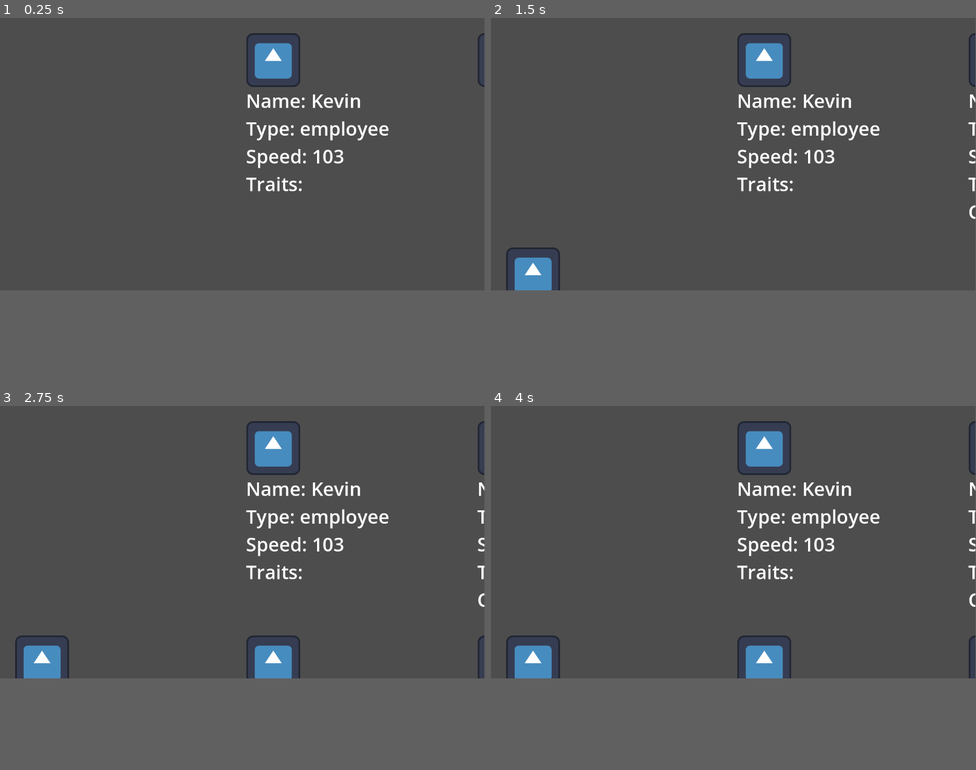
Above: before the commit, frames 1-4 (two rows, left to right).
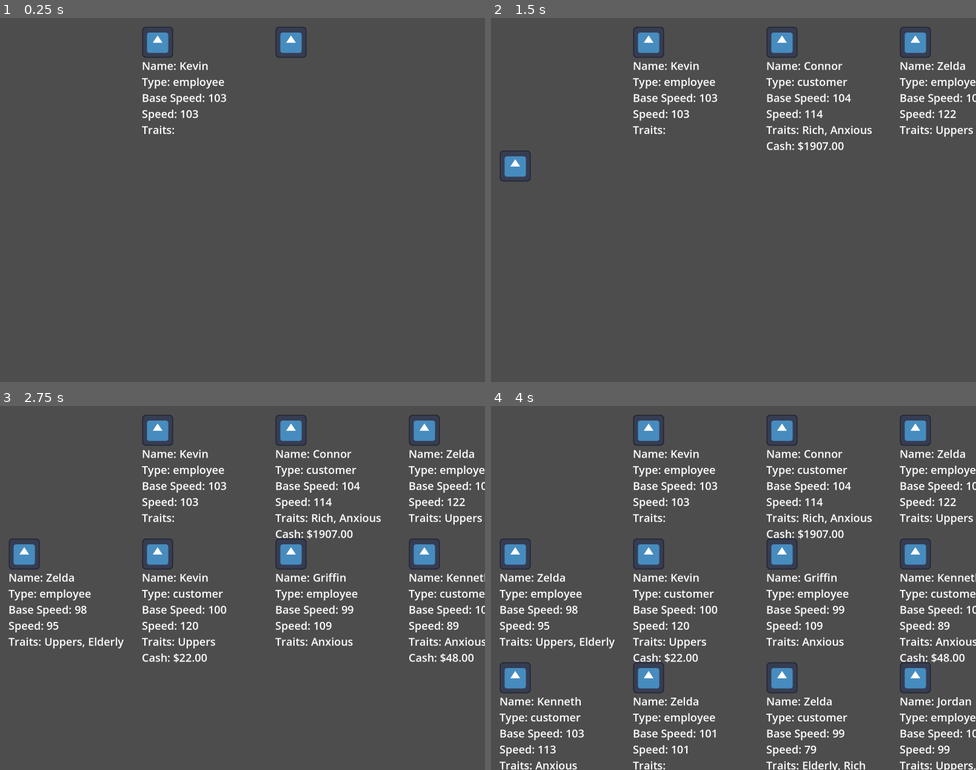
Above: after the commit, the same moments.

Repository: JSimsProgrammer/Shop-Management-Game
Game: Godot game, scene res://spawnerPrototype.tscn
Same seed, same stepped clock (60 frames per second), same inputs: the game is played once before the commit and once after it. The engine's default icon, where the game draws it, is replaced by a stand-in: a white triangle on a blue panel in a dark square.
Inputs:
- Up to frame 1 (0.25 s): no input
- Up to frame 2 (1.5 s): tap Enter at 1.25 s
- Up to frame 3 (2.75 s): no input
- Up to frame 4 (4 s): tap Space at 2.75 s
The window is 799x449 before the commit and 800x600 after it. Grey fills any space a smaller window leaves; there, only what the larger window draws over its background counts as a difference.

The runs differ from the first frame. In frame 1, 3.5% of the frame differs, in the area x 29-100%, y 2-48%; in frame 2, 6.5%; in frame 3, 12%; in frame 4, 16%, in the area x 1-100%, y 2-100%.

Commit message:
Starting Character Window Vis

Diff:
--- /dev/null
+++ b/Godot/shop-management-game/characterWindow.tscn
@@ -0,0 +1,123 @@
+[gd_scene load_steps=4 format=3 uid="uid://dd8h33nn55jk4"]
+
+[ext_resource type="Texture2D" uid="uid://bhsflytuc54ad" path="res://icon.svg" id="1_octeb"]
+[ext_resource type="Texture2D" uid="uid://byf1hc5b4sglt" path="res://art/progressBar.png" id="2_bwdu3"]
+[ext_resource type="Texture2D" uid="uid://do4y78ab4fhk5" path="res://art/barBackground.png" id="2_yaa64"]
+
+[node name="Control" type="Control"]
+layout_mode = 3
+anchors_preset = 15
+anchor_right = 1.0
+anchor_bottom = 1.0
+offset_left = -595.0
+offset_top = -626.0
+offset_right = -1988.0
+offset_bottom = -1915.0
+grow_horizontal = 2
+grow_vertical = 2
+
+[node name="Panel" type="Panel" parent="."]
+layout_mode = 0
+offset_left = 604.0
+offset_top = 633.0
+offset_right = 1212.0
+offset_bottom = 835.0
+
+[node name="HBoxContainer" type="HBoxContainer" parent="Panel"]
+layout_mode = 0
+offset_right = 95.0
+offset_bottom = 83.0
+
+[node name="TextureRect" type="TextureRect" parent="Panel/HBoxContainer"]
+layout_mode = 2
+texture = ExtResource("1_octeb")
+
+[node name="nameLabel" type="Label" parent="Panel"]
+layout_mode = 0
+offset_left = 138.0
+offset_top = 7.0
+offset_right = 235.0
+offset_bottom = 40.0
+text = "Name: Jordan"
+
+[node name="traitsLabel" type="Label" parent="Panel"]
+layout_mode = 0
+offset_left = 141.0
+offset_top = 38.0
+offset_right = 249.0
+offset_bottom = 61.0
+text = "Traits: Anxious, High"
+
+[node name="speedProgress" type="TextureProgressBar" parent="Panel"]
+layout_mode = 0
+offset_left = 207.0
+offset_top = 70.0
+offset_right = 587.0
+offset_bottom = 89.0
+value = 98.0
+texture_under = ExtResource("2_yaa64")
+texture_progress = ExtResource("2_bwdu3")
+
+[node name="speedVal" type="Label" parent="Panel/speedProgress"]
+layout_mode = 0
+offset_left = 166.0
+offset_top = -1.0
+offset_right = 231.0
+offset_bottom = 22.0
+text = "28"
+
+[node name="moodProgress" type="TextureProgressBar" parent="Panel"]
+offset_left = 207.0
+offset_top = 109.0
+offset_right = 587.0
+offset_bottom = 128.0
+value = 98.0
+texture_under = ExtResource("2_yaa64")
+texture_progress = ExtResource("2_bwdu3")
+
+[node name="moodVal" type="Label" parent="Panel/moodProgress"]
+layout_mode = 0
+offset_left = 166.0
+offset_top = -1.0
+offset_right = 231.0
+offset_bottom = 22.0
+text = "28"
+
+[node name="thoughtProgress" type="TextureProgressBar" parent="Panel"]
+offset_left = 207.0
+offset_top = 145.0
+offset_right = 587.0
+offset_bottom = 164.0
+value = 98.0
+texture_under = ExtResource("2_yaa64")
+texture_progress = ExtResource("2_bwdu3")
+
+[node name="thoughtVal" type="Label" parent="Panel/thoughtProgress"]
+layout_mode = 0
+offset_left = 166.0
+offset_top = -1.0
+offset_right = 231.0
+offset_bottom = 22.0
+text = "28"
+
+[node name="Label" type="Label" parent="Panel"]
+layout_mode = 0
+offset_left = 144.0
+offset_top = 67.0
+offset_right = 203.0
+offset_bottom = 90.0
+text = "Speed:"
+
+[node name="Label2" type="Label" parent="Panel"]
+offset_left = 129.0
+offset_top = 141.0
+offset_right = 198.0
+offset_bottom = 164.0
+text = "Thought:"
+
+[node name="Label3" type="Label" parent="Panel"]
+offset_left = 147.0
+offset_top = 107.0
+offset_right = 206.0
+offset_bottom = 130.0
+text = "Mood:"
--- a/Godot/shop-management-game/person.gd
+++ b/Godot/shop-management-game/person.gd
@@ -102,7 +102,10 @@
 		self.traits.append(TraitData.TRAIT_LIST[i])
 
 func updateLabel():
-	var label_text = "Name: %s \nType: %s \nSpeed: %d \nTraits: %s" % [char_name, role, stats["speed"], ", ".join(traits)]
+	var label_text = (
+	"Name: %s\nType: %s\nBase Speed: %d\nSpeed: %d\nTraits: %s"
+	% [char_name, role, base_stats["speed"], stats["speed"], ", ".join(traits)]
+)
 	if self.role == "customer":
 		label_text += " \nCash: $%.2f" % self.cash
 	$info_label.text = label_text
--- a/Godot/shop-management-game/project.godot
+++ b/Godot/shop-management-game/project.godot
@@ -19,6 +19,11 @@
 
 TraitData="*res://TraitData.gd"
 
+[display]
+
+window/size/viewport_width=2000
+window/size/viewport_height=1500
+
 [dotnet]
 
 project/assembly_name="Shop Management Game"
Binary file added: Godot/shop-management-game/art/barBackground.png
Not shown, added: Godot/shop-management-game/art/barBackground.png.import
Binary file added: Godot/shop-management-game/art/progressBar.png
Not shown, added: Godot/shop-management-game/art/progressBar.png.import
